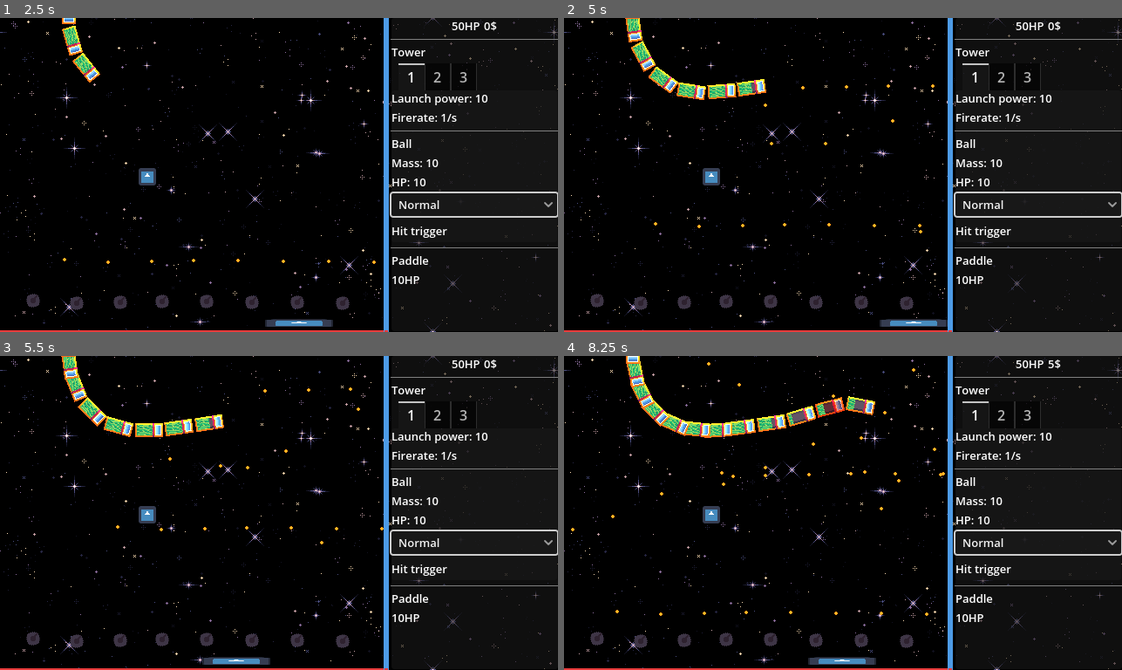
Above: before the commit, frames 1-4 (two rows, left to right).
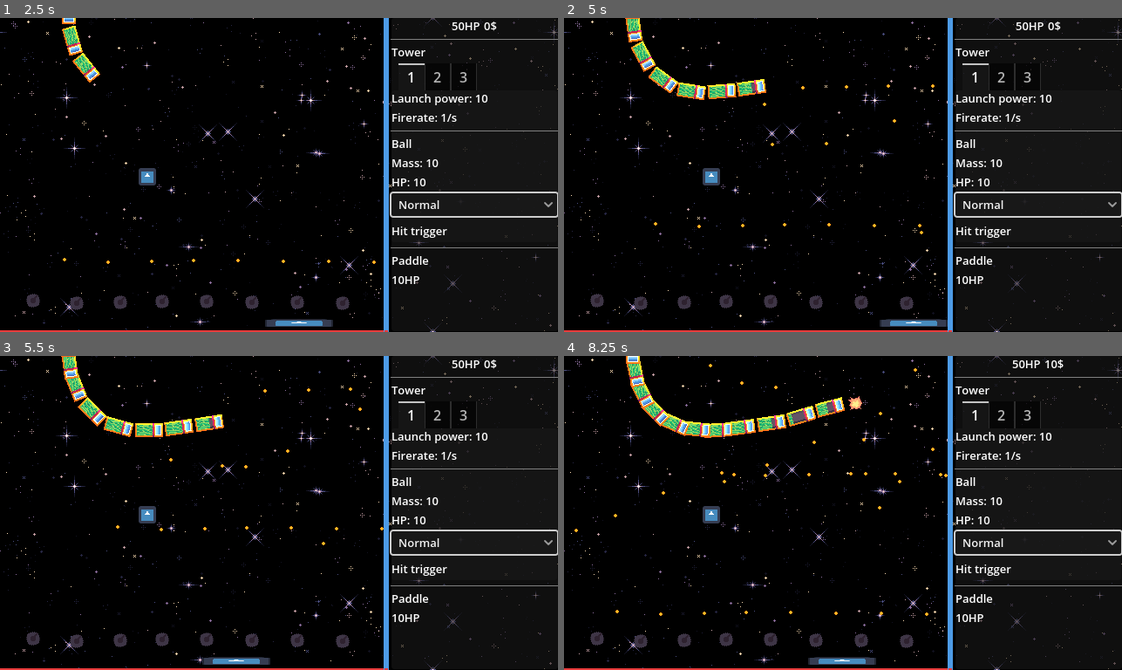
Above: after the commit, the same moments.

Repository: xefensor/tower-breakout
Game: Godot game, scene res://game.tscn
The game is run twice, just before and just after one commit, with the same random seed, the same clock (stepped at 60 frames per second) and the same inputs. The engine's default icon, where the game draws it, is replaced by a stand-in: a white triangle on a blue panel in a dark square.
Inputs (mouse positions are in pixels of both pictures, inside the frame that each line leads up to):
- Up to frame 1 (2.5 s): click "Normal" at 0.5 s; click "Normal" at 1.25 s; move the mouse to (33, 300) at 2.02 s; press the mouse at (33, 300) at 2.03 s; hold D (paddle_right) from 2.03 s (still down)
- Up to frame 2 (5 s): move the mouse to (904, 303) at 2.77 s; release D (paddle_right) at 2.78 s; release the mouse at (904, 303) at 2.78 s; hold A (paddle_left) 2.78-3.53 s; click (904, 303) at 2.85 s; move the mouse to (859, 303) at 3.52 s; press the mouse at (859, 303) at 3.53 s; hold D (paddle_right) from 3.53 s (still down); move the mouse to (815, 303) at 4.27 s; release the mouse at (815, 303) at 4.28 s; click (815, 303) at 4.35 s
- Up to frame 3 (5.5 s): move the mouse to (206, 638) at 5.02 s; release D (paddle_right) at 5.03 s; press the mouse at (206, 638) at 5.03 s; hold A (paddle_left) from 5.03 s (still down)
- Up to frame 4 (8.25 s): move the mouse to (725, 638) at 5.77 s; release the mouse at (725, 638) at 5.78 s; click (725, 638) at 5.85 s; move the mouse to (686, 641) at 6.52 s; press the mouse at (686, 641) at 6.53 s; move the mouse to (642, 641) at 7.27 s; release A (paddle_left) at 7.28 s; release the mouse at (642, 641) at 7.28 s; hold D (paddle_right) from 7.28 s (still down); click (642, 641) at 7.35 s; move the mouse to (965, 497) at 8.02 s; press the mouse at (965, 497) at 8.03 s

Frame 1 is identical in both runs. In frame 2, less than 0.1% of the frame differs, in the area x 35-65%, y 26-69%; in frame 3, less than 0.1%; in frame 4, 0.7%, in the area x 1-90%, y 1-57%.

Commit message:
Refactor effect modiries

Diff:
--- a/balls/ball.gd
+++ b/balls/ball.gd
@@ -32,6 +32,6 @@
 	_health.heal(amount)
 
 
-func apply_effects(effect_mofifier: EffectModifier) -> void:
+func apply_effects(effect_mofifiers: Dictionary) -> void:
 	for effect in effects:
-		effect_mofifier = effect.apply(effect_mofifier)
+		effect_mofifiers = effect.apply(effect_mofifiers)
--- a/balls/ball.tscn
+++ b/balls/ball.tscn
@@ -5,7 +5,7 @@
 [ext_resource type="Script" uid="uid://j8yc8pc85ng6" path="res://balls/bounces/sniper_bounce.gd" id="3_yf0cp"]
 [ext_resource type="AudioStream" uid="uid://kqgf22uwfx0j" path="res://balls/bounce.wav" id="4_f1tw0"]
 [ext_resource type="Script" uid="uid://dj1uxgc1eib5s" path="res://balls/effects/effect.gd" id="4_yf0cp"]
-[ext_resource type="Script" uid="uid://ce1rc0edt52dn" path="res://balls/effects/effect_basic_hit.gd" id="5_7pftd"]
+[ext_resource type="Script" uid="uid://ce1rc0edt52dn" path="res://balls/effects/basic_hit_effect.gd" id="5_7pftd"]
 [ext_resource type="Script" uid="uid://dxigfhjtcdruc" path="res://systems/effects/one_shot_audio_player.gd" id="5_f1tw0"]
 
 [sub_resource type="Resource" id="Resource_yf0cp"]
@@ -28,9 +28,10 @@
 collision_layer = 4
 collision_mask = 35
 script = ExtResource("1_f1tw0")
+weight = null
 bounce = SubResource("Resource_yf0cp")
+effects = Array[ExtResource("4_yf0cp")]([SubResource("Resource_ifebw")])
 bounce_audio_player = NodePath("OneShotAudioPlayer")
-effects = Array[ExtResource("4_yf0cp")]([SubResource("Resource_ifebw")])
 metadata/_custom_type_script = "uid://fc8nc7dop70w"
 
 [node name="CollisionShape2D" type="CollisionShape2D" parent="."]
--- a/balls/ball_types/basic_ball.gd
+++ b/balls/ball_types/basic_ball.gd
@@ -16,12 +16,12 @@
 		return
 
 	if collider.has_method("take_damage"):
-		var effect_mofifier: EffectModifier = EffectModifier.new()
-		effect_mofifier.targets.append(collision_info.get_collider())
-		apply_effects(effect_mofifier)
+		var targets: Array = [collision_info.get_collider()]
+		var effect_mofifiers: Dictionary = {"targets": targets}
+		apply_effects(effect_mofifiers)
 
 	bounce_audio_player.one_shot_play(Level.instance)
 	velocity = bounce.calculate_bounce(self, collision_info) + collision_info.get_collider_velocity() * 0.5
 
 	_health.take_damage(1)
-	move_and_collide(velocity * delta)
+	#move_and_collide(velocity * delta)
--- /dev/null
+++ b/balls/effects/basic_hit_effect.gd
@@ -0,0 +1,16 @@
+class_name BasicHitEffect
+extends Effect
+
+
+var damage: int = 1
+
+
+func apply(effect_modifiers: Dictionary) -> Dictionary:
+	if not effect_modifiers.has("targets"):
+		return effect_modifiers
+
+	for target: Node in effect_modifiers["targets"]:
+		if target.has_method("take_damage"):
+			target.take_damage(damage)
+
+	return effect_modifiers
--- a/balls/effects/effect.gd
+++ b/balls/effects/effect.gd
@@ -4,4 +4,4 @@
 
 
 @abstract
-func apply(_effect_modifier: EffectModifier) -> EffectModifier
+func apply(effect_modifiers: Dictionary) -> Dictionary
--- a/balls/effects/effect_basic_hit.gd
+++ /dev/null
@@ -1,16 +0,0 @@
-class_name EffectBasicHit
-extends Effect
-
-
-var damage: int = 1
-
-
-func apply(effect_modifier: EffectModifier) -> EffectModifier:
-	if not effect_modifier.targets:
-		return effect_modifier
-
-	for target in effect_modifier.targets:
-		if target.has_method("take_damage"):
-			target.take_damage(damage)
-
-	return effect_modifier
--- a/balls/effects/effect_modifier.gd
+++ /dev/null
@@ -1,5 +0,0 @@
-class_name EffectModifier
-extends Resource
-
-
-var targets: Array[Node]
Renamed: balls/effects/effect_basic_hit.gd.uid -> balls/effects/basic_hit_effect.gd.uid
Not shown, removed: balls/effects/effect_modifier.gd.uid
